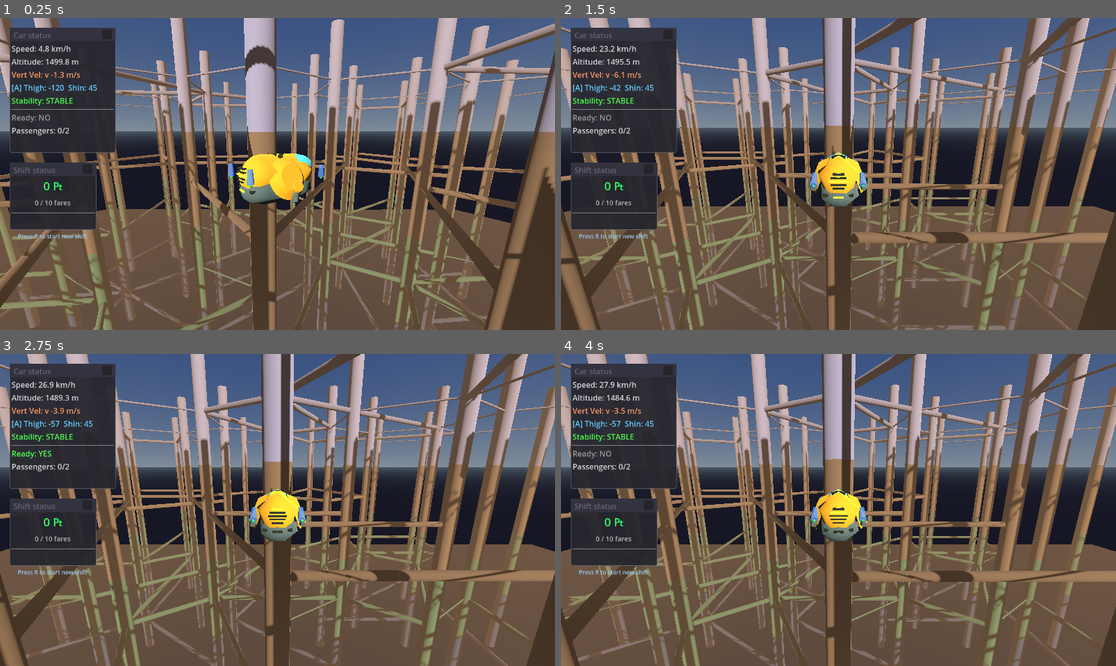
Above: before the commit, frames 1-4 (two rows, left to right).
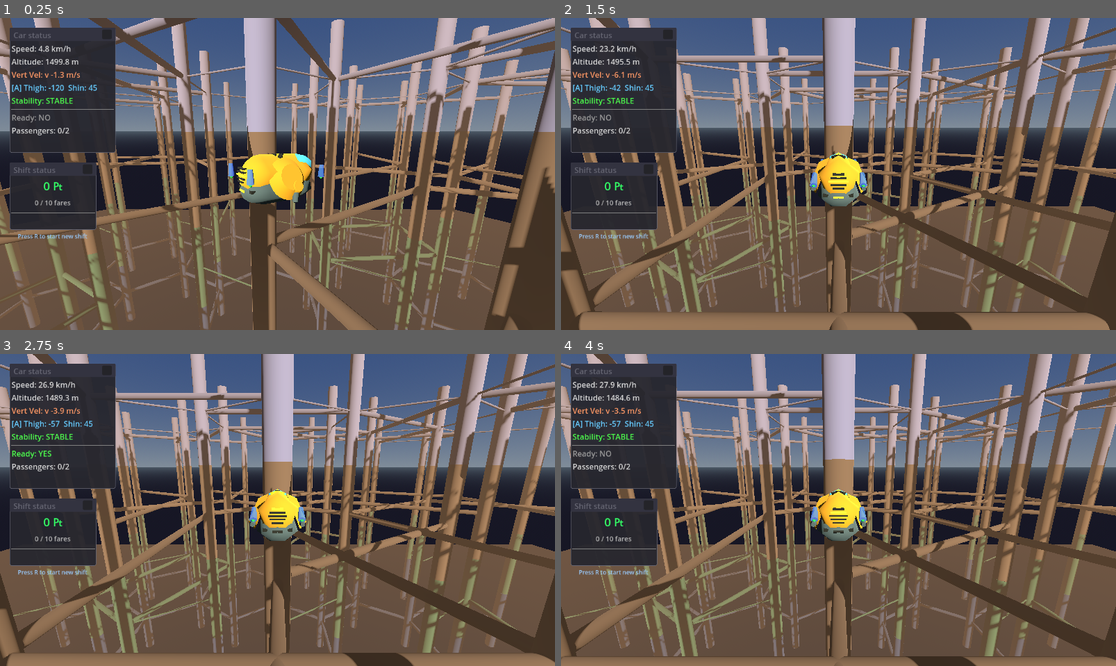
Above: after the commit, the same moments.

Repository: TaxiService/fcar
Game: Godot game, scene res://city/city_test.tscn
Same seed, same stepped clock (60 frames per second), same inputs: the game is played once before the commit and once after it. This scene is started directly instead of the project's main scene.
Inputs (mouse positions are in pixels of both pictures, inside the frame that each line leads up to):
- Up to frame 1 (0.25 s): no input
- Up to frame 2 (1.5 s): tap R (toggle_ready_for_fares) at 0.5, 1.25 s; move the mouse to (866, 174) at 0.52 s; hold C (crouch) 0.53-1.28 s; hold W (forward) from 0.53 s (still down); click (866, 174) at 0.67 s; tap Space (jump) at 0.77 s; move the mouse to (810, 174) at 1.27 s; tap T (eject_passengers) at 1.35 s
- Up to frame 3 (2.75 s): keep holding W (forward); tap Space (jump) at 1.52 s; tap R (toggle_ready_for_fares) at 2 s; move the mouse to (288, 503) at 2.02 s; tap V (toggle_auto_hover) at 2.1 s
- Up to frame 4 (4 s): keep holding W (forward); tap R (toggle_ready_for_fares) at 2.75, 3.5, 3.6 s; move the mouse to (832, 516) at 2.77 s; tap Ctrl (toggle_com_compensation) at 2.85 s; click (832, 516) at 2.92 s; tap Space (jump) at 3.02, 3.77 s; move the mouse to (877, 513) at 3.52 s

The runs differ from the first frame. In frame 1, 16% of the frame differs, in the area x 0-100%, y 0-100%; in frame 2, 21%; in frame 3, 21%; in frame 4, 20%.

Commit message:
Per-biome weighted pattern dictionaries for edges and crosslinks
Each biome now has its own dictionary of pattern:weight pairs,
allowing different pattern distributions at each vertical level.
Gives fine-grained control over city density and structure per biome.

Co-Authored-By: Claude Opus 4.5 <noreply@anthropic.com>

Diff:
--- a/city/CityGenerator.gd
+++ b/city/CityGenerator.gd
@@ -27,9 +27,15 @@
 	"single": [[0,1]],  # just one edge
 }
 
-# Per-biome edge patterns (index = biome, from bottom to top)
-# Each biome uses exactly the pattern specified here
-@export var biome_edge_patterns: Array[String] = ["none", "none", "none", "full"]
+# Per-biome edge pattern weights (index = biome, from bottom to top)
+# Each biome has a dictionary of pattern_name: weight for weighted random selection
+@export var biome_edge_patterns: Array[Dictionary] = [
+	{"none": 1.0},  # biome 0 (bottom)
+	{"single": 1.0},  # biome 1
+	{"none": 1.0},  # biome 2
+	{"half_a": 1.0},  # biome 3 (top)
+]
+
 
 # Crosslink pattern library - vertex pairs within a hexagon (vertices 0-5)
 # These connect non-adjacent spires inside each hex
@@ -49,18 +55,14 @@
 
 }
 
-# Pattern weights - which patterns to use and how likely (higher = more common)
-# Only patterns listed here will be used; missing = not used
-@export var pattern_weights: Dictionary = {
-	"empty": 3.0,       # more common - open spaces
-	"single": 2.0,
-	"double": 2.0,
-	"dagger": 0.5,
-	"dagger_strk": 0.5, # less common
-	"zed_strk": 0.5,
-	"rect": 1.0,
-	"kite": 1.0,
-}
+# Per-biome crosslink pattern weights (index = biome, from bottom to top)
+# Each biome has a dictionary of pattern_name: weight for weighted random selection
+@export var biome_crosslink_patterns: Array[Dictionary] = [
+	{"full": 1.0, "empty": 0.5},  # biome 0 (bottom)
+	{"empty": 2.0, "single": 1.0, "rect":1.0, "tri-norm":0.5, "tri-strk":0.5,},  # biome 1
+	{"empty": 2.0, "single": 1.0, "cross":1.0, "dagger":0.5, "dagger_strk":0.5},  # biome 2
+	{"empty": 2.0, "zed_strk": 1.0, "kite":1.0, "dagger_strk":0.5, "cross":0.5},  # biome 3 (top)
+]
 
 # Visual settings
 @export var biome_colors: Array[Color] = [
@@ -318,8 +320,9 @@
 			if not used_edges[hex_idx].has(biome_idx):
 				used_edges[hex_idx][biome_idx] = {}
 
-			# Get pattern for this biome (use "none" if index out of bounds)
-			var pattern_name = biome_edge_patterns[biome_idx] if biome_idx < biome_edge_patterns.size() else "none"
+			# Get pattern weights for this biome
+			var weights = biome_edge_patterns[biome_idx] if biome_idx < biome_edge_patterns.size() else {"none": 1.0}
+			var pattern_name = _pick_weighted_from_dict(weights)
 			var pattern = EDGE_PATTERNS.get(pattern_name, [])
 
 			if pattern.is_empty():
@@ -358,20 +361,36 @@
 		return "%d-%d" % [v2, v1]
 
 
+func _pick_weighted_from_dict(weights: Dictionary) -> String:
+	if weights.is_empty():
+		return ""
+
+	# Calculate total weight
+	var total_weight = 0.0
+	for pattern_name in weights:
+		total_weight += weights[pattern_name]
+
+	# Roll and pick
+	var roll = randf() * total_weight
+	var cumulative = 0.0
+	for pattern_name in weights:
+		cumulative += weights[pattern_name]
+		if roll <= cumulative:
+			return pattern_name
+
+	# Fallback to first key
+	return weights.keys()[0]
+
+
 func _generate_crosslinks():
-	if pattern_weights.is_empty():
-		print("  No crosslink patterns enabled")
+	if biome_crosslink_patterns.is_empty():
+		print("  Crosslinks disabled (no patterns configured)")
 		return
 
 	var biome_height = spire_height / biome_count
 	var crosslink_count = 0
 	var skipped_count = 0
 
-	# Precompute total weight for weighted random selection
-	var total_weight = 0.0
-	for pattern_name in pattern_weights:
-		total_weight += pattern_weights[pattern_name]
-
 	for hex_idx in range(hex_vertex_lists.size()):
 		var vertices = hex_vertex_lists[hex_idx]
 
@@ -379,13 +398,14 @@
 		if not used_edges.has(hex_idx):
 			used_edges[hex_idx] = {}
 
-		# For each biome level, roll a pattern
+		# For each biome level, pick from weighted patterns
 		for biome_idx in range(biome_count):
 			if not used_edges[hex_idx].has(biome_idx):
 				used_edges[hex_idx][biome_idx] = {}
 
-			# Pick random pattern using weights
-			var pattern_name = _pick_weighted_pattern(total_weight)
+			# Get pattern weights for this biome
+			var weights = biome_crosslink_patterns[biome_idx] if biome_idx < biome_crosslink_patterns.size() else {"empty": 1.0}
+			var pattern_name = _pick_weighted_from_dict(weights)
 			var pattern = CROSSLINK_PATTERNS.get(pattern_name, [])
 
 			if pattern.is_empty():
@@ -424,19 +444,6 @@
 					crosslink_count += 1
 
 	print("  Generated %d crosslink beams (skipped %d overlaps)" % [crosslink_count, skipped_count])
-
-
-func _pick_weighted_pattern(total_weight: float) -> String:
-	var roll = randf() * total_weight
-	var cumulative = 0.0
-
-	for pattern_name in pattern_weights:
-		cumulative += pattern_weights[pattern_name]
-		if roll <= cumulative:
-			return pattern_name
-
-	# Fallback (shouldn't happen)
-	return pattern_weights.keys()[0] if not pattern_weights.is_empty() else "empty"
 
 
 func _create_connector(start: Vector3, end: Vector3, height: float, biome_idx: int, radius: float) -> Node3D:
--- a/city/city_test.tscn
+++ b/city/city_test.tscn
@@ -28,10 +28,11 @@
 fog_depth_begin = 591.4
 fog_depth_end = 1045.5
 volumetric_fog_enabled = true
-volumetric_fog_density = 0.0001
-volumetric_fog_albedo = Color(0.36025748, 0.48578697, 0.4706965, 1)
+volumetric_fog_density = 0.0016
+volumetric_fog_albedo = Color(0.33533785, 0.84833395, 0.9312275, 1)
 volumetric_fog_emission = Color(0.20505151, 0.17763427, 0.12100499, 1)
-volumetric_fog_length = 800.0
+volumetric_fog_emission_energy = 2.0
+volumetric_fog_length = 2500.0
 
 [node name="CityTest" type="Node3D"]
 
@@ -49,7 +50,6 @@
 hex_edge_length = 420.0
 grid_rings = 3
 spire_radius = 30.0
-biome_edge_patterns = Array[String](["none", "single", "none", "half_a"])
 fcar_spawn_height = 1750.0
 
 [node name="Camera3D" type="Camera3D" parent="." node_paths=PackedStringArray("target")]
